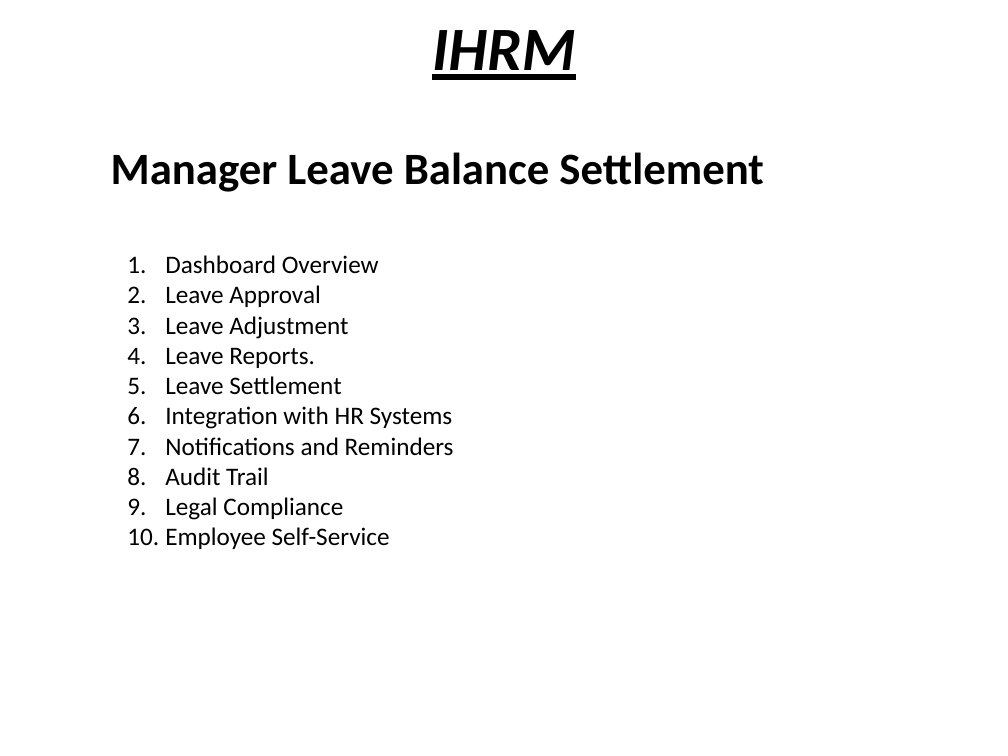
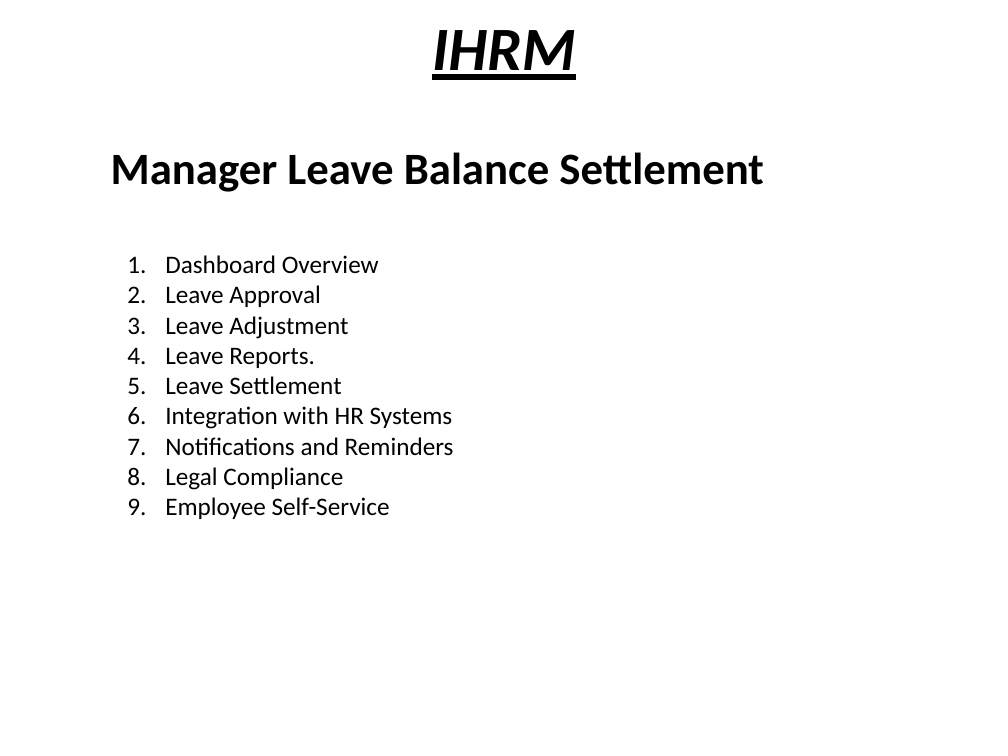
Before and after one commit to Thejesh-ivoyant/ihrm, a slide deck: slide 11 of IHRM ppt.pptx. Drawn at 1008x756 pixels with LibreOffice and Linux fonts; fonts in the diff are those of the drawing. Boxes give left, top, right and bottom in pixels: in the first picture for what was removed or moved away, otherwise in the second. Text is boxed around its words. In the diff, an @@ line names an element or a change of style, - is before the commit and + after.

```diff
--- a/IHRM ppt.pptx
+++ b/IHRM ppt.pptx
@@ text at (165, 467, 269, 486): paragraph removed @@
-8. Audit Trail
```
Also in this commit, not shown: 3 other slides changed, 3 other files.
